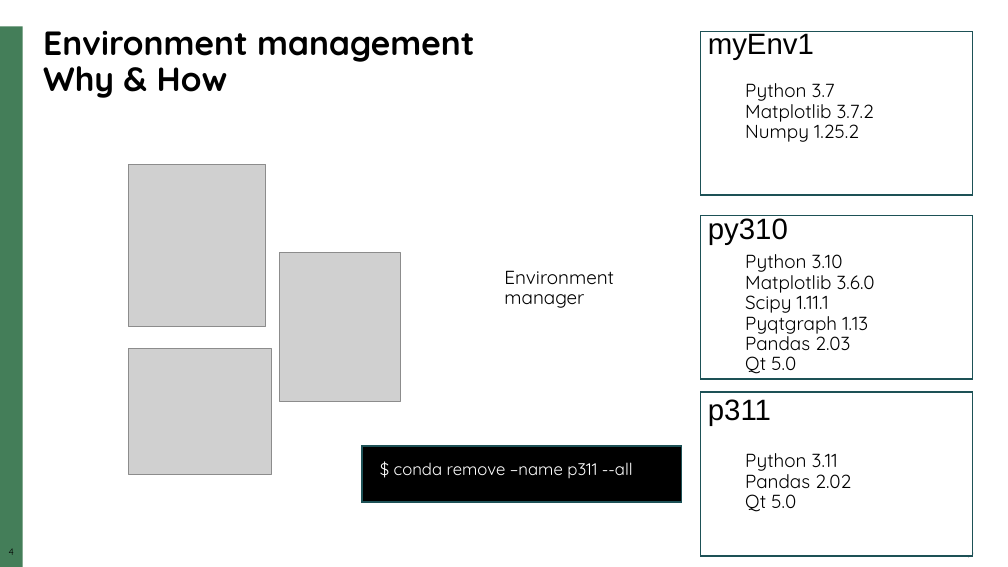
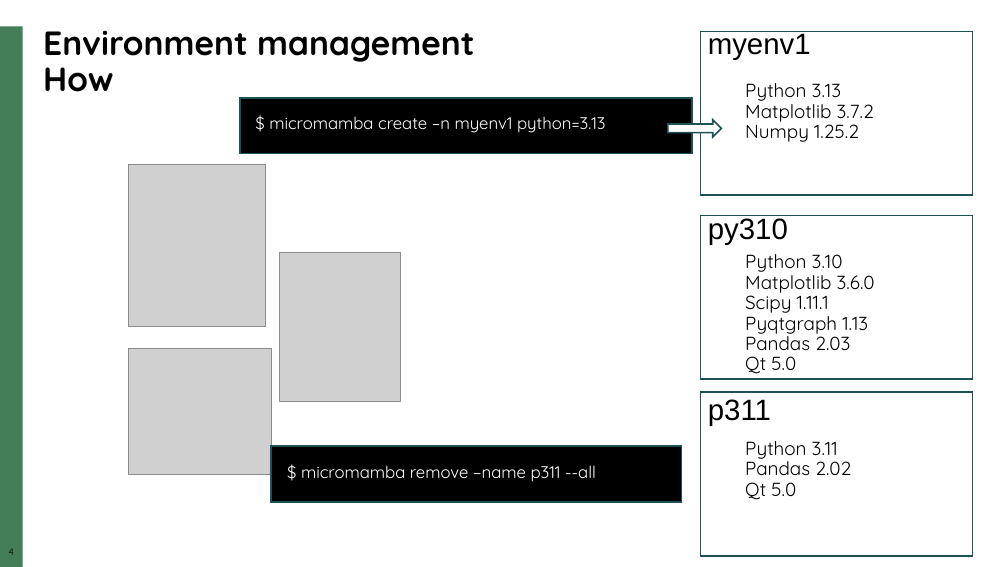
Before and after one commit to neutrons/ns-computation-tutorial, a slide deck: slide 4 of lectures/NXS_2023_environment_and_running_python_options.pptx. Drawn at 1008x567 pixels with LibreOffice and Linux fonts; fonts in the diff are those of the drawing; grey boxes stand for pictures; background and template pictures are left out. Boxes give left, top, right and bottom in pixels: in the first picture for what was removed or moved away, otherwise in the second. Text is boxed around its words. In the diff, an @@ line names an element or a change of style, - is before the commit and + after.

```diff
--- a/lectures/NXS_2023_environment_and_running_python_options.pptx
+++ b/lectures/NXS_2023_environment_and_running_python_options.pptx
@@ title at (43, 31, 474, 92): text changed @@
-Environment management
-Why & How
+Environment management
+How
@@ text at (708, 31, 811, 60): text changed @@
-myEnv1
+myenv1
@@ text at (745, 83, 841, 101): text changed @@
-Python 3.7
+Python 3.13
@@ rectangle added at (240, 98, 692, 154), fill #000000, outline #1D5157 1.5 pt @@
@@ text added at (269, 116, 606, 133), 16 pt, text #FFFFFF @@
+$ micromamba create –n myenv1 python=3.13
@@ right arrow added at (668, 119, 721, 137), fill #FFFFFF, outline #1D5157 1.5 pt @@
@@ text removed at (504, 270, 614, 308) @@
-Environment
-manager
@@ rectangle: place and size @@
-rectangle at (362, 446, 682, 502)
+rectangle at (271, 446, 682, 502)
@@ text "Python 3.11": place and size @@
-text "Python 3.11" at (745, 453, 851, 512)
+text "Python 3.11" at (745, 441, 851, 500)
@@ text at (301, 465, 596, 482): text changed @@
-$ conda remove –name p311 --all
+$ micromamba remove –name p311 --all
```
Also in this commit, not shown: 1 other slide changed, 1 other file.
